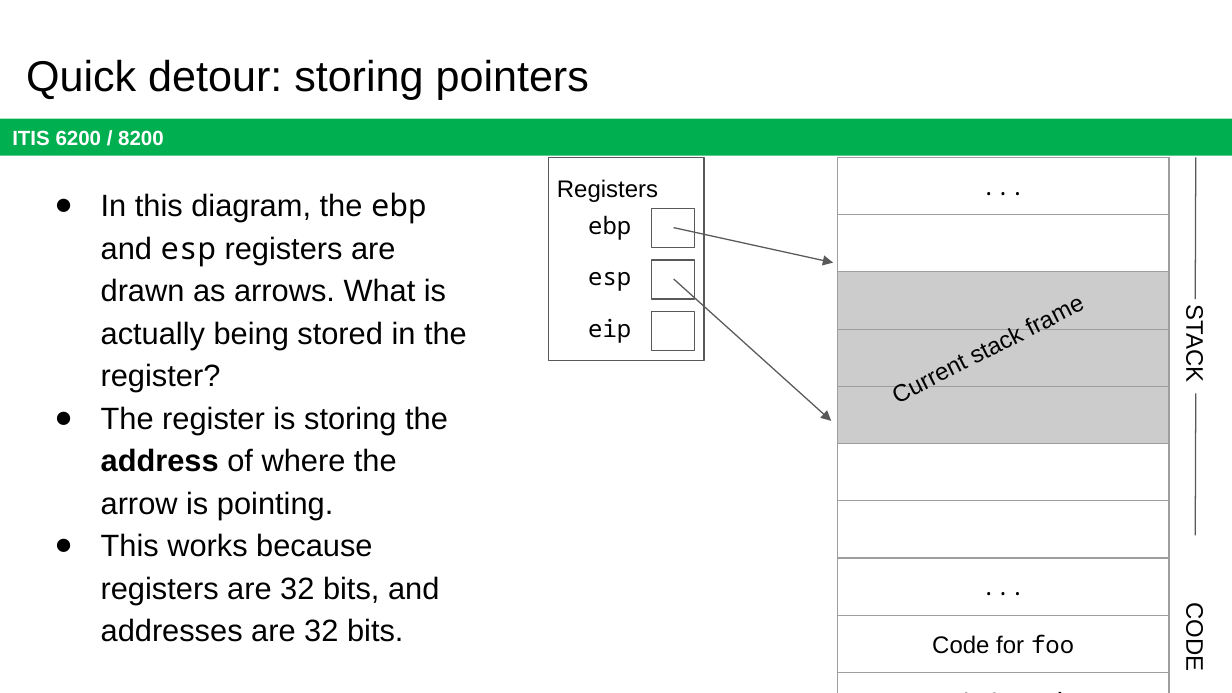
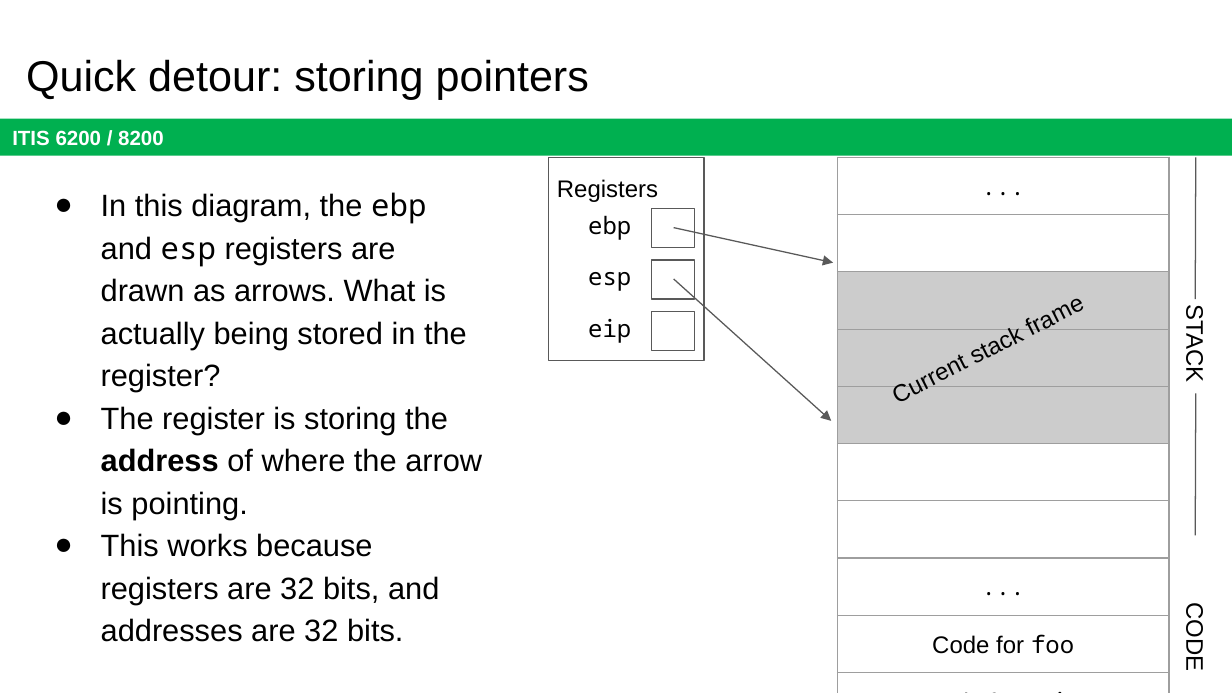
Before and after one commit to jx5c/github.io, a slide deck: slide 26 of teaching/ITIS6200/2023fa/lectures/lec19.x86 Assembly and Call Stack.pptx. Drawn at 1232x693 pixels with LibreOffice and Linux fonts; fonts in the diff are those of the drawing. Boxes give left, top, right and bottom in pixels: in the first picture for what was removed or moved away, otherwise in the second. Text is boxed around its words. In the diff, an @@ line names an element or a change of style, - is before the commit and + after.

```diff
--- a/teaching/ITIS6200/2023fa/lectures/lec19.x86 Assembly and Call Stack.pptx
+++ b/teaching/ITIS6200/2023fa/lectures/lec19.x86 Assembly and Call Stack.pptx
@@ text "In this diagram, the ebp ..." rewrapped from [101,192,467,642] to [101,192,482,642] @@
```
Also in this commit, not shown: 10 other slides changed, 8 other files.
